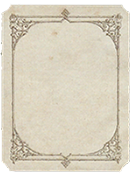
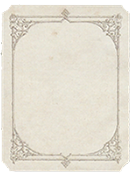
Revision of a layered 130 x 179 image; what changed, layer by layer:
"Calque 1": opacity 100% → 70%, painted on it over box(0, 3, 130, 172)
hid "Arrière-plan" over box(0, 3, 130, 172)
